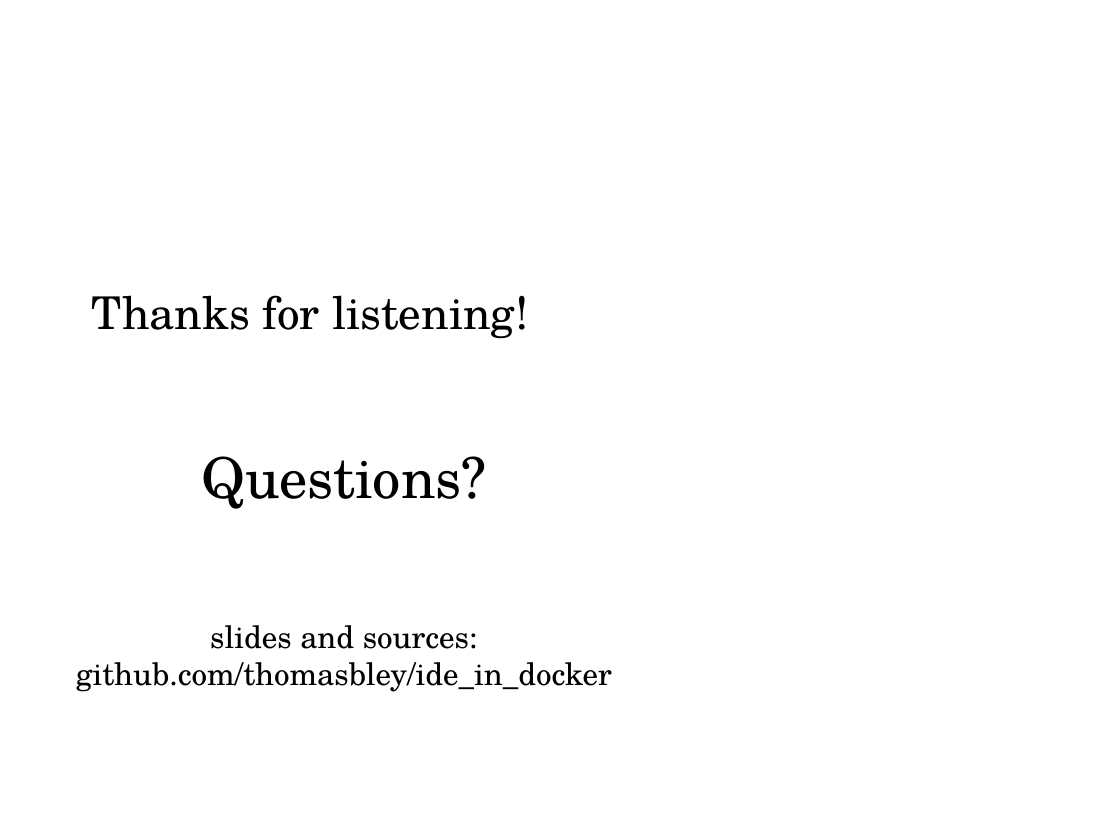
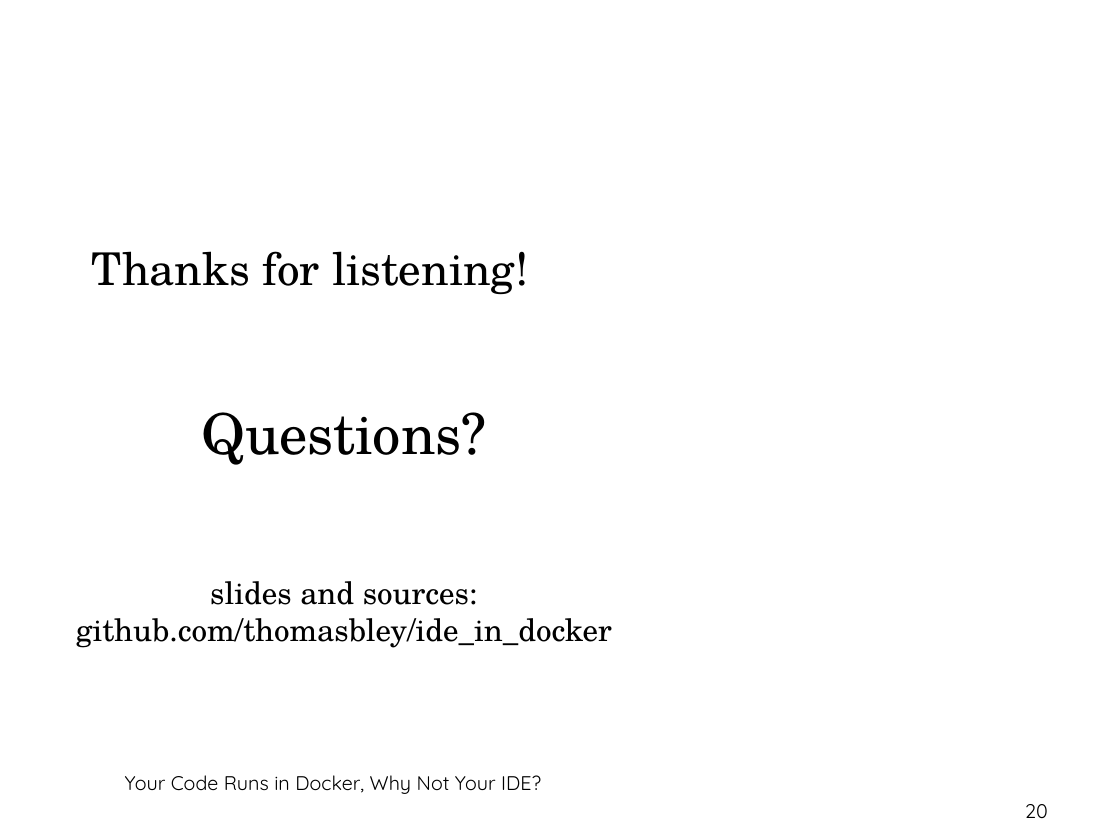
Before and after one commit to thbley/ide_in_docker, a slide deck: slide 20 of ide_in_docker_ipc.odp. Drawn at 1120x840 pixels with LibreOffice and Linux fonts; fonts in the diff are those of the drawing; background and template pictures are left out. Boxes give left, top, right and bottom in pixels: in the first picture for what was removed or moved away, otherwise in the second. Text is boxed around its words. In the diff, an @@ line names an element or a change of style, - is before the commit and + after.

Commit message:
updated slides with ipc layout

```diff
--- a/ide_in_docker_ipc.odp
+++ b/ide_in_docker_ipc.odp
@@ title "Thanks for listening!": place and size @@
-title "Thanks for listening!" at bbox=[92, 295, 528, 339]
+title "Thanks for listening!" at bbox=[92, 251, 528, 295]
@@ text "Questions?": place and size @@
-text "Questions?" at bbox=[76, 456, 612, 692]
+text "Questions?" at bbox=[76, 412, 612, 648]
@@ text "Your Code Runs in Docker, ..." at bbox=[125, 775, 541, 794]: text colour #FFFFFF to #000000 @@
@@ text "Your Code Runs in Docker, ...": place and size @@
-text "Your Code Runs in Docker, ..." at bbox=[25, 9, 686, 32]
+text "Your Code Runs in Docker, ..." at bbox=[125, 775, 541, 794]
@@ page number: place and size @@
-page number at bbox=[884, 807, 1084, 829]
+page number at bbox=[1025, 804, 1048, 818]
@@ page number at bbox=[1025, 804, 1048, 818]: text colour #FFFFFF to #000000 @@
```
Also in this commit, not shown: 19 other slides changed, 1 other file.
